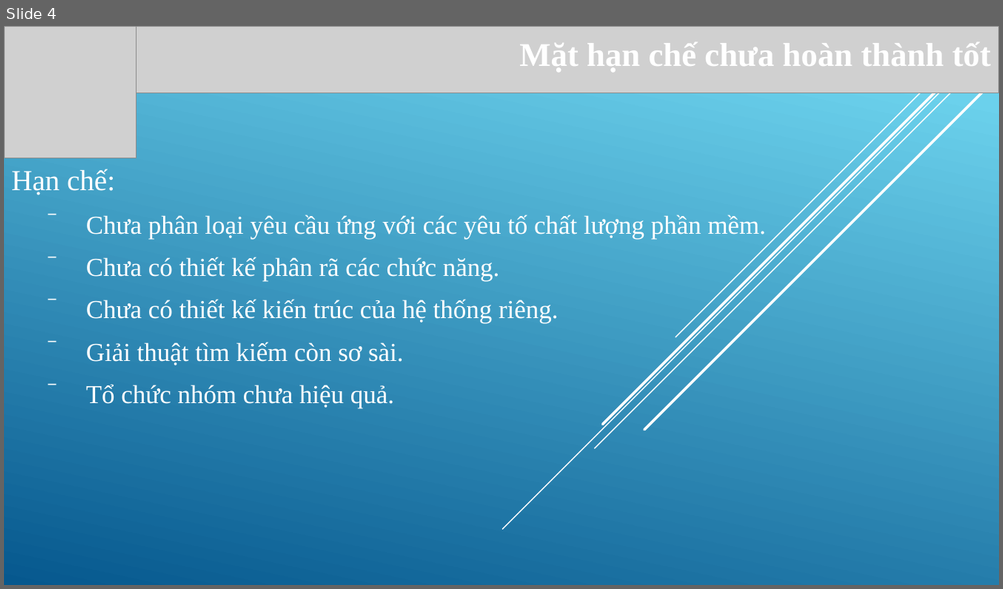
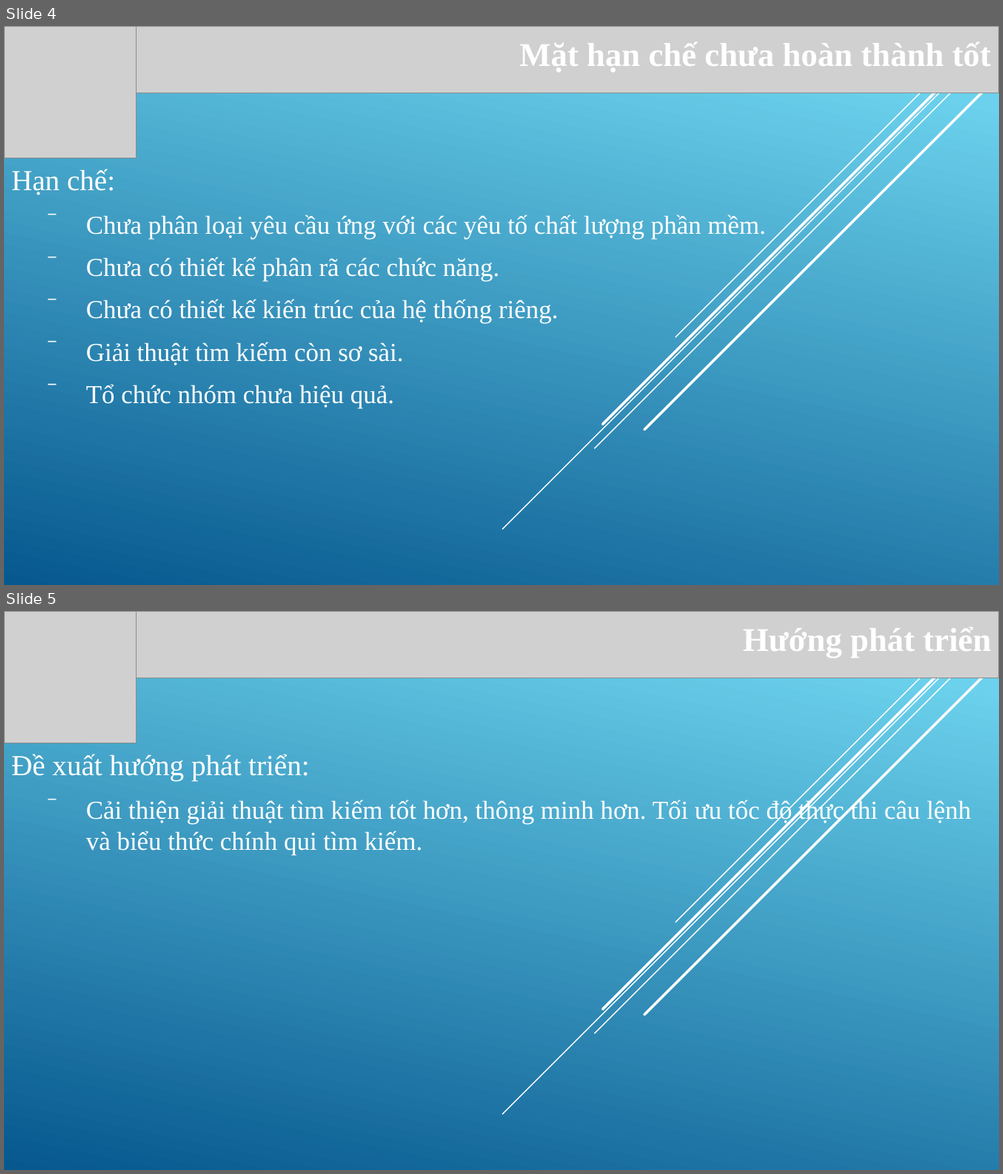
Before and after one commit to thanhphi0127/software-quality-assurance, a slide deck: doc/report/Báo cáo.pptx. Shown one above the other, each under a label of ours: slide 4 before the commit, slides 4 and 5 after it. The pictures are 1003x589 and 1003x1174 pixels, drawn with LibreOffice and Linux fonts; fonts in the diff are those of the drawing; grey boxes stand for pictures. Boxes give left, top, right and bottom in pixels: in the first picture for what was removed or moved away, otherwise in the second. Text is boxed around its words. In the diff, an @@ line names an element or a change of style, - is before the commit and + after.

```diff
--- a/doc/report/Báo cáo.pptx
+++ b/doc/report/Báo cáo.pptx
@@ slide 5 added at bbox=[4, 611, 999, 1170], background gradient #6ED2EB to #06588E; not listed: 5 template elements that a slide beside it also shows @@
@@ picture added at bbox=[4, 611, 999, 678] @@
@@ picture added at bbox=[4, 611, 136, 743] @@
@@ title added at bbox=[743, 627, 990, 658], 32 pt, text #FFFFFF, bold @@
+Hướng phát triển
@@ subtitle added at bbox=[11, 754, 970, 855], 25 pt, text #FFFFFF @@
+Đề xuất hướng phát triển:
+  ‾ Cải thiện giải thuật tìm kiếm tốt hơn, thông minh hơn. Tối ưu tốc độ thực thi câu lệnh và biểu thức chính qui tìm kiếm.
```
Also in this commit, not shown: 1 slide changed, 2 other slides added.
